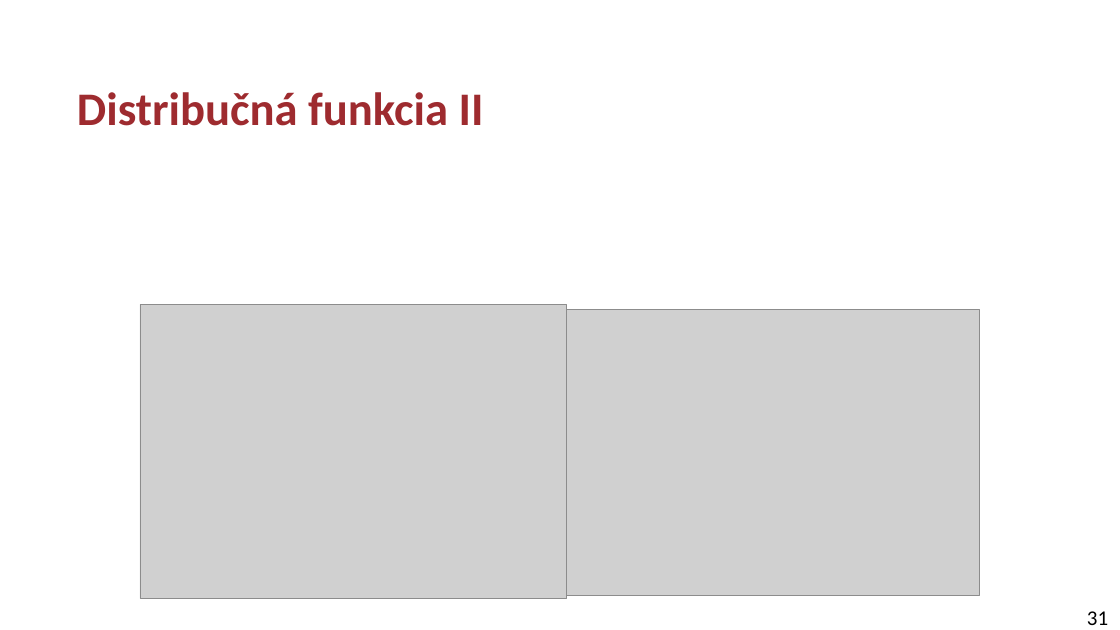
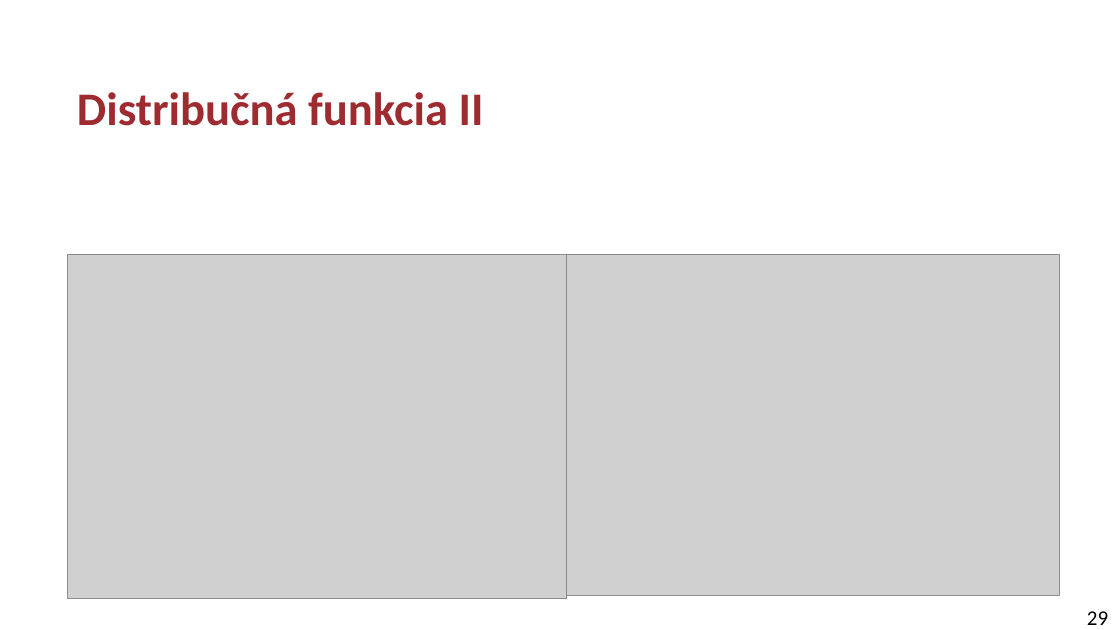
Before and after one commit to kocurvik/edu, a slide deck: slide 29 of RO/prednasky/p02.pptx (slide 31 before the commit). Drawn at 1120x630 pixels with LibreOffice and Linux fonts; fonts in the diff are those of the drawing; grey boxes stand for pictures. Boxes give left, top, right and bottom in pixels: in the first picture for what was removed or moved away, otherwise in the second. Text is boxed around its words. In the diff, an @@ line names an element or a change of style, - is before the commit and + after.

```diff
--- a/RO/prednasky/p02.pptx
+++ b/RO/prednasky/p02.pptx
@@ picture: place and size @@
-picture at box(140, 304, 567, 598)
+picture at box(67, 255, 566, 598)
@@ picture: place and size @@
-picture at box(567, 310, 981, 596)
+picture at box(567, 255, 1060, 595)
@@ page number at box(1087, 611, 1108, 625): text changed @@
-31
+29
```
Also in this commit, not shown: 10 other slides changed, 2 slides removed.
